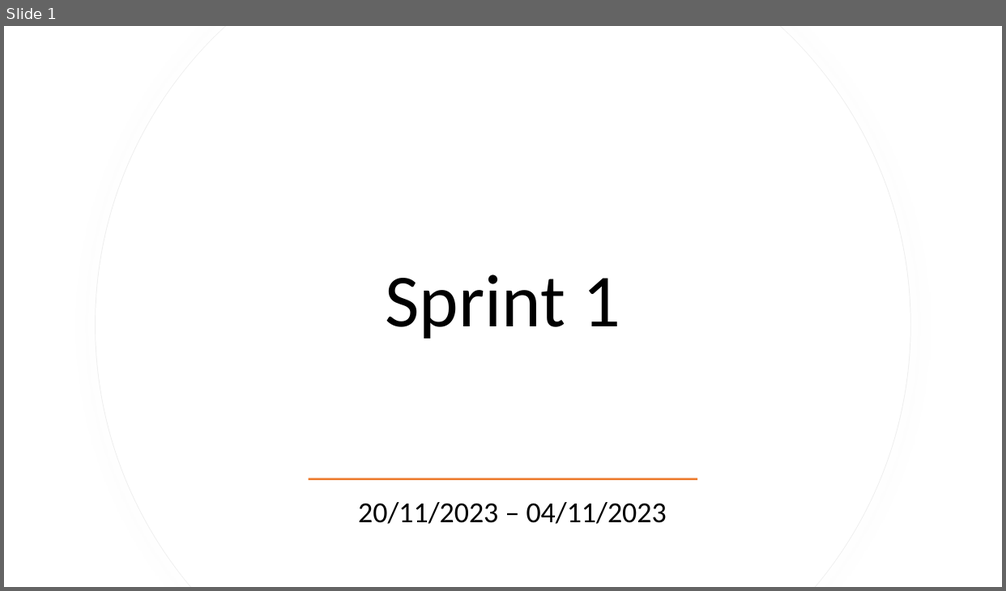
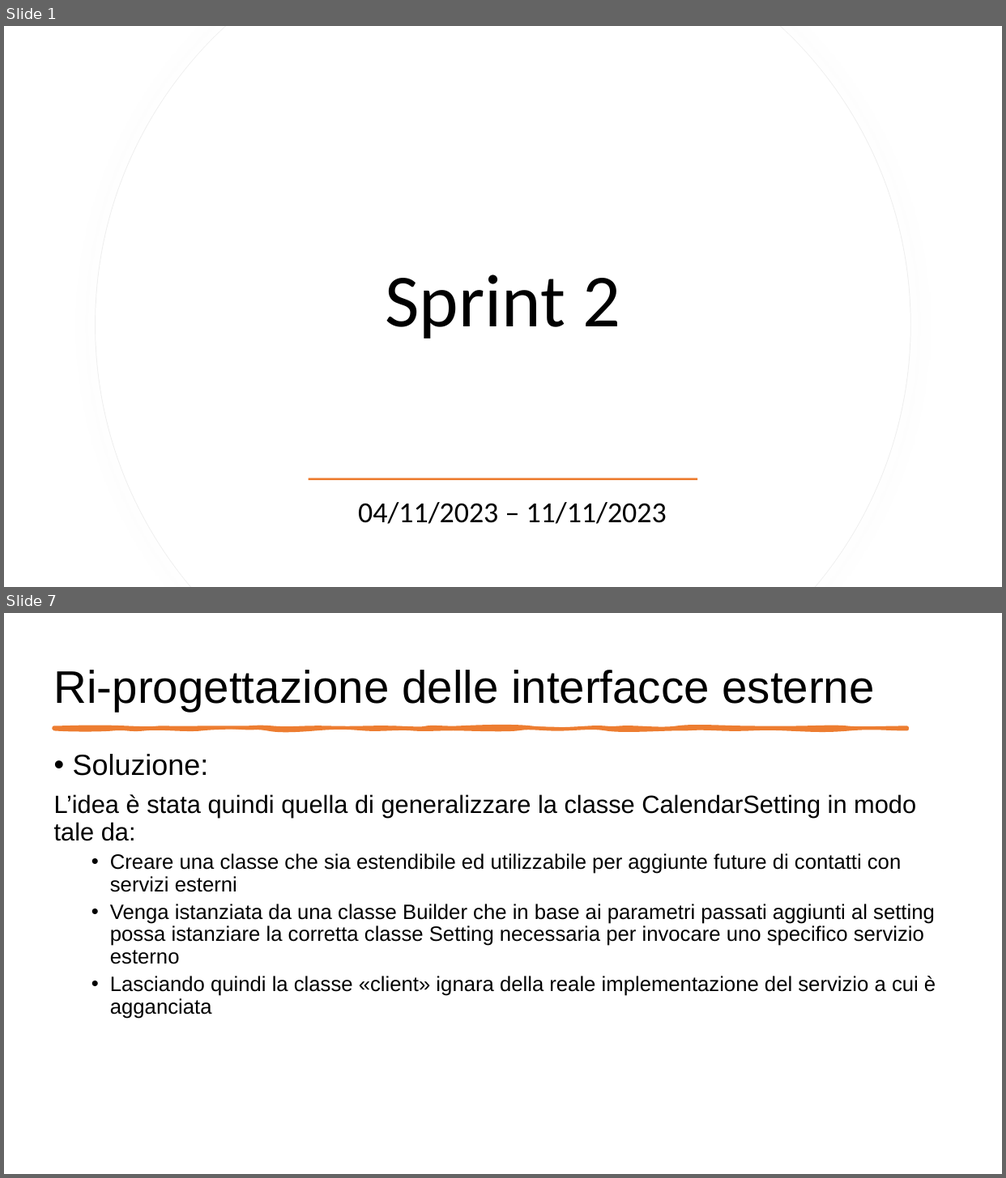
Before and after one commit to CSW-Teams/MS3-docs, a slide deck: Scrumtastic/Sprint2/Sprint2.pptx. Shown one above the other, each under a label of ours: slide 1 before the commit, slides 1 and 7 after it; the slides between them are not shown. The pictures are 1006x591 and 1006x1178 pixels, drawn with LibreOffice and Linux fonts; fonts in the diff are those of the drawing. Boxes give left, top, right and bottom in pixels: in the first picture for what was removed or moved away, otherwise in the second. Text is boxed around its words. In the diff, an @@ line names an element or a change of style, - is before the commit and + after.

Commit message:
sprint 2 powerPoint

```diff
--- a/Scrumtastic/Sprint2/Sprint2.pptx
+++ b/Scrumtastic/Sprint2/Sprint2.pptx
@@ slide 7 added at (x1=4, y1=613, x2=1002, y2=1174), background #FFFFFF @@
@@ text added at (x1=54, y1=670, x2=874, y2=712), 44 pt, text #000000 @@
+Ri-progettazione delle interfacce esterne
@@ freeform shape added at (x1=54, y1=727, x2=908, y2=729), fill #ED7D31, outline #ED7D31 3.25 pt @@
@@ text added at (x1=54, y1=754, x2=936, y2=1019), 20 pt, text #000000 @@
+• Soluzione:
+L’idea è stata quindi quella di generalizzare la classe CalendarSetting in modo tale da:
+  • Creare una classe che sia estendibile ed utilizzabile per aggiunte future di contatti con servizi esterni
+  • Venga istanziata da una classe Builder che in base ai parametri passati aggiunti al setting possa istanziare la corretta classe Setting necessaria per invocare uno specifico servizio esterno
+  • Lasciando quindi la classe «client» ignara della reale implementazione del servizio a cui è agganciata
@@ slide 1 changed as well @@
@@ title at (x1=386, y1=275, x2=620, y2=339): text changed @@
-Sprint 1
+Sprint 2
@@ subtitle at (x1=358, y1=502, x2=667, y2=524): text changed @@
-20/11/2023 – 04/11/2023
+04/11/2023 – 11/11/2023
```
Also in this commit, not shown: 2 other slides changed, 22 other slides added, 15 slides removed.
